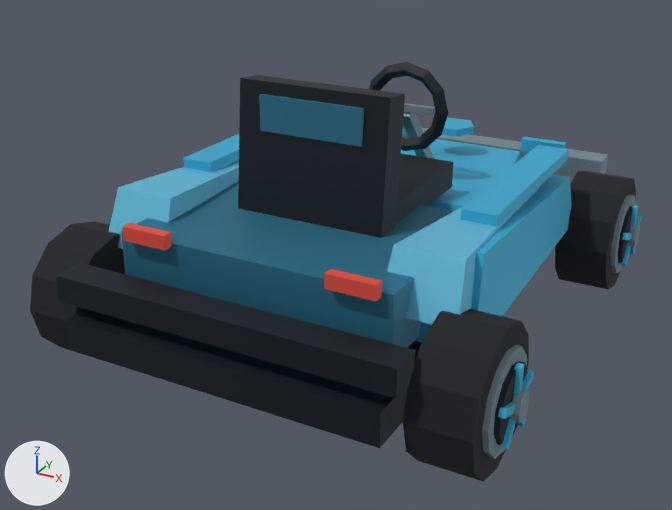
Renders of the glTF model DLC/AtomicHeart/assets/kart/atomic-heart/atomic-heart-tereshkova/kart.glb from each side of a commit.
Before and after are seen from a 50 mm camera at (1.96, -3.88, 2.23) aimed at (-0.08, -0.18, 0.38). Every picture has the same lights, and +X, +Y and +Z are marked at lower left. The picture after the commit comes second. Where no turn or scale is listed for an object, it has been applied to the vertices. Vertices at exactly the same position are counted once.

Script lines for the objects in view, before the commit:
```python
me_chassis = bpy.data.meshes.new('chassis')
me_chassis.from_pydata(...)  # 250 vertices, 408 faces; spans x -1.0..1.0, y -1.35..1.6, z 0.23..1.3
me_chassis.materials.append(mat_chassis_vertex_colours)
me_wheel_front_right = bpy.data.meshes.new('wheel-front-right')
me_wheel_front_right.from_pydata(...)  # 132 vertices, 228 faces; spans x -0.135..0.22, y -0.31..0.31, z -0.31..0.31
me_wheel_front_right.materials.append(mat_wheel_vertex_colours)
me_wheel_rear_left = bpy.data.meshes.new('wheel-rear-left')
me_wheel_rear_left.from_pydata(...)  # 132 vertices, 228 faces; spans x -0.22..0.135, y -0.31..0.31, z -0.31..0.31
me_wheel_rear_left.materials.append(mat_wheel_vertex_colours)
me_wheel_rear_right = bpy.data.meshes.new('wheel-rear-right')
me_wheel_rear_right.from_pydata(...)  # 132 vertices, 228 faces; spans x -0.135..0.22, y -0.31..0.31, z -0.31..0.31
me_wheel_rear_right.materials.append(mat_wheel_vertex_colours)
ob_chassis = bpy.data.objects.new('chassis', me_chassis)
ob_chassis.location = (0.0, 0.0, 0.0)
ob_wheel_front_right = bpy.data.objects.new('wheel-front-right', me_wheel_front_right)
ob_wheel_front_right.location = (0.925, 0.945, 0.31)
ob_wheel_rear_left = bpy.data.objects.new('wheel-rear-left', me_wheel_rear_left)
ob_wheel_rear_left.location = (-0.925, -0.945, 0.31)
ob_wheel_rear_right = bpy.data.objects.new('wheel-rear-right', me_wheel_rear_right)
ob_wheel_rear_right.location = (0.925, -0.945, 0.31)
```
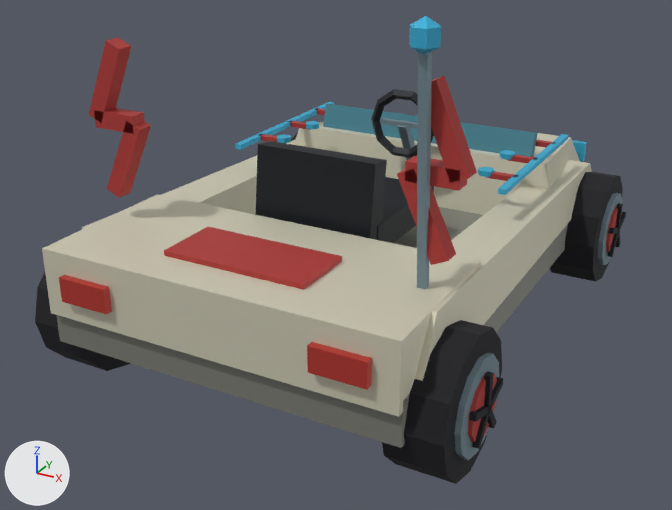
Location of each change, [x1, y1, x2, y2] in pixels of the pictures (672 x 510 px):
'chassis', deleted
    before: [56, 62, 608, 448]
'identity-sedan-sedan-road-car-body', added
    after: [42, 103, 592, 448]
'wheel-rear-right', reshaped, moved (8% narrower)
    before: [403, 309, 534, 482]
    after: [382, 320, 503, 484]
'identity-sedan-driver-cockpit', added
    after: [255, 89, 434, 243]
'identity-sedan-motif-electric', added
    after: [88, 37, 477, 265]
'wheel-front-right', reshaped, moved (11% narrower, 7% shorter)
    before: [555, 171, 641, 289]
    after: [550, 172, 626, 282]
'wheel-rear-left', moved
    before: [30, 222, 125, 361]
    after: [35, 272, 130, 371]
'identity-sedan-motif-antenna', added (cyan)
    after: [409, 16, 441, 289]
'identity-sedan-motif-circuit', added
    after: [235, 102, 568, 195]
part 1 of me_wheel_front_right, added
    after: [606, 206, 622, 253]
part 2 of me_wheel_front_right, added
    after: [615, 203, 623, 229]
part 3 of me_wheel_front_right, rebuilt (10% narrower, 7% shorter)
    before: [555, 171, 636, 289]
    after: [550, 172, 623, 282]
part 4 of me_wheel_front_right, rebuilt
    before: [636, 214, 641, 226]
    after: [619, 212, 626, 231]
part 5 of me_wheel_front_right, rebuilt
    before: [622, 232, 632, 240]
    after: [608, 227, 619, 234]
part 6 of me_wheel_front_right, cut back
    before: [610, 195, 640, 274]
    after: [607, 230, 621, 257]
part 7 of me_wheel_rear_right, added (red)
    after: [468, 374, 497, 443]
part 8 of me_wheel_rear_right, added
    after: [484, 371, 494, 411]
part 9 of me_wheel_rear_right, rebuilt
    before: [403, 309, 529, 482]
    after: [382, 320, 502, 484]
part 10 of me_wheel_rear_right, rebuilt
    before: [522, 369, 534, 391]
    after: [490, 377, 503, 410]
part 11 of me_wheel_rear_right, rebuilt
    before: [498, 402, 515, 419]
    after: [469, 406, 490, 422]
part 12 of me_wheel_rear_right, cut back
    before: [482, 345, 530, 459]
    after: [472, 408, 497, 449]

Diff of the bpy script that builds the scene:
```diff
--- a/DLC/AtomicHeart/assets/kart/atomic-heart/atomic-heart-tereshkova/kart.glb.py
+++ b/DLC/AtomicHeart/assets/kart/atomic-heart/atomic-heart-tereshkova/kart.glb.py
@@ me_wheel_front_right @@
-me_wheel_front_right.from_pydata(...)  # 132 vertices, 228 faces; spans x -0.135..0.22, y -0.31..0.31, z -0.31..0.31
+me_wheel_front_right.from_pydata(...)  # 113 vertices, 196 faces; spans x -0.125..0.183, y -0.3..0.3, z -0.3..0.3
+# me_wheel_front_right part 1: a new loose piece, a 10-sided cylinder along x spanning x 0.14..0.165, y -0.128..0.128, z -0.135..0.135, in mat_wheel_vertex_colours
+# me_wheel_front_right part 2: a new loose piece, a box spanning x 0.158..0.183, y -0.015..0.015, z 0.0..0.15, in mat_wheel_vertex_colours
+# me_wheel_front_right part 3: the loose piece of 26 vertices spanning x -0.135..0.135, y -0.31..0.31, z -0.31..0.31 is rebuilt with 51 vertices and now spans x -0.125..0.149, y -0.3..0.3, z -0.3..0.3
+# me_wheel_front_right part 4: the loose piece of 8 vertices spanning x 0.174..0.2, y 0.0..0.165, z -0.015..0.068 is rebuilt with 8 vertices and now spans x 0.158..0.183, y -0.005..0.147, z -0.014..0.061
+# me_wheel_front_right part 5: the loose piece of 8 vertices spanning x 0.174..0.2, y -0.165..0.0, z -0.015..0.068 is rebuilt with 8 vertices and now spans x 0.158..0.183, y -0.147..0.005, z -0.014..0.061
+# me_wheel_front_right part 6: 90 vertices removed from x 0.134..0.22, y -0.217..0.217, z -0.217..0.217; 16 vertices added at x 0.158..0.183, y -0.1..0.1, z -0.13..0.009
 me_wheel_front_right.materials.append(mat_wheel_vertex_colours)
@@ me_wheel_rear_right @@
-me_wheel_rear_right.from_pydata(...)  # 132 vertices, 228 faces; spans x -0.135..0.22, y -0.31..0.31, z -0.31..0.31
+me_wheel_rear_right.from_pydata(...)  # 113 vertices, 196 faces; spans x -0.125..0.183, y -0.3..0.3, z -0.3..0.3
+# me_wheel_rear_right part 7: a new loose piece, a 10-sided cylinder along x spanning x 0.14..0.165, y -0.128..0.128, z -0.135..0.135, in mat_wheel_vertex_colours
+# me_wheel_rear_right part 8: a new loose piece, a box spanning x 0.158..0.183, y -0.015..0.015, z 0.0..0.15, in mat_wheel_vertex_colours
+# me_wheel_rear_right part 9: the loose piece of 26 vertices spanning x -0.135..0.135, y -0.31..0.31, z -0.31..0.31 is rebuilt with 51 vertices and now spans x -0.125..0.149, y -0.3..0.3, z -0.3..0.3
+# me_wheel_rear_right part 10: the loose piece of 8 vertices spanning x 0.174..0.2, y 0.0..0.165, z -0.015..0.068 is rebuilt with 8 vertices and now spans x 0.158..0.183, y -0.005..0.147, z -0.014..0.061
+# me_wheel_rear_right part 11: the loose piece of 8 vertices spanning x 0.174..0.2, y -0.165..0.0, z -0.015..0.068 is rebuilt with 8 vertices and now spans x 0.158..0.183, y -0.147..0.005, z -0.014..0.061
+# me_wheel_rear_right part 12: 90 vertices removed from x 0.134..0.22, y -0.217..0.217, z -0.217..0.217; 16 vertices added at x 0.158..0.183, y -0.1..0.1, z -0.13..0.009
 me_wheel_rear_right.materials.append(mat_wheel_vertex_colours)
@@ ob_chassis @@
-ob_chassis = bpy.data.objects.new('chassis', me_chassis)
@@ ob_wheel_rear_left @@
 ob_wheel_rear_left = bpy.data.objects.new('wheel-rear-left', me_wheel_rear_left)
-ob_wheel_rear_left.location = (-0.925, -0.945, 0.31)
+ob_wheel_rear_left.location = (-0.85, -1.01, 0.3)
@@ ob_wheel_front_right @@
 ob_wheel_front_right = bpy.data.objects.new('wheel-front-right', me_wheel_front_right)
-ob_wheel_front_right.location = (0.925, 0.945, 0.31)
+ob_wheel_front_right.location = (0.85, 1.01, 0.3)
@@ ob_wheel_rear_right @@
 ob_wheel_rear_right = bpy.data.objects.new('wheel-rear-right', me_wheel_rear_right)
-ob_wheel_rear_right.location = (0.925, -0.945, 0.31)
+ob_wheel_rear_right.location = (0.85, -1.01, 0.3)
@@ ob_identity_sedan_motif_antenna @@
+ob_identity_sedan_motif_antenna = bpy.data.objects.new('identity-sedan-motif-antenna', me_identity_sedan_motif_antenna)  # 22 vertices, 36 faces; spans x 0.654..0.766, y -1.049..-0.913, z 0.699..1.715
+ob_identity_sedan_motif_antenna.location = (0.0, 0.0, 0.0)
@@ ob_identity_sedan_motif_electric @@
+ob_identity_sedan_motif_electric = bpy.data.objects.new('identity-sedan-motif-electric', me_identity_sedan_motif_electric)  # 48 vertices, 72 faces; spans x -0.87..0.87, y -0.95..-0.87, z 0.8..1.49
+ob_identity_sedan_motif_electric.location = (0.0, 0.0, 0.0)
@@ ob_identity_sedan_motif_circuit @@
+ob_identity_sedan_motif_circuit = bpy.data.objects.new('identity-sedan-motif-circuit', me_identity_sedan_motif_circuit)  # 148 vertices, 240 faces; spans x -0.728..0.728, y -0.075..0.915, z 0.798..0.832
+ob_identity_sedan_motif_circuit.location = (0.0, 0.0, 0.0)
@@ ob_identity_sedan_driver_cockpit @@
+ob_identity_sedan_driver_cockpit = bpy.data.objects.new('identity-sedan-driver-cockpit', me_identity_sedan_driver_cockpit)  # 80 vertices, 140 faces; spans x -0.3..0.3, y -0.557..0.679, z 0.459..1.086
+ob_identity_sedan_driver_cockpit.location = (0.0, 0.0, 0.0)
@@ ob_identity_sedan_sedan_road_car_body @@
+ob_identity_sedan_sedan_road_car_body = bpy.data.objects.new('identity-sedan-sedan-road-car-body', me_identity_sedan_sedan_road_car_body)  # 144 vertices, 216 faces; spans x -0.86..0.86, y -1.39..1.53, z 0.25..0.88
+ob_identity_sedan_sedan_road_car_body.location = (0.0, 0.0, 0.0)
```
